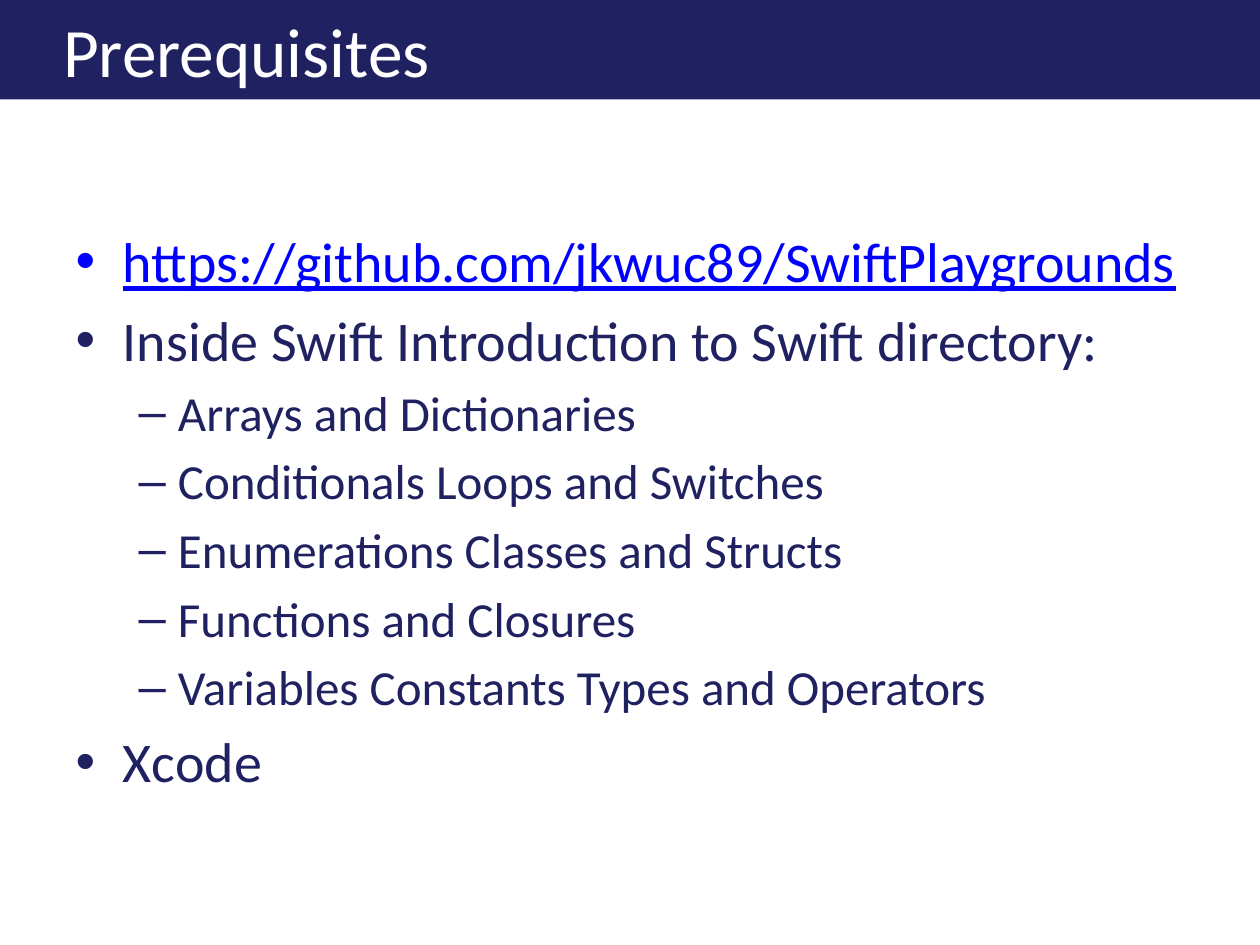
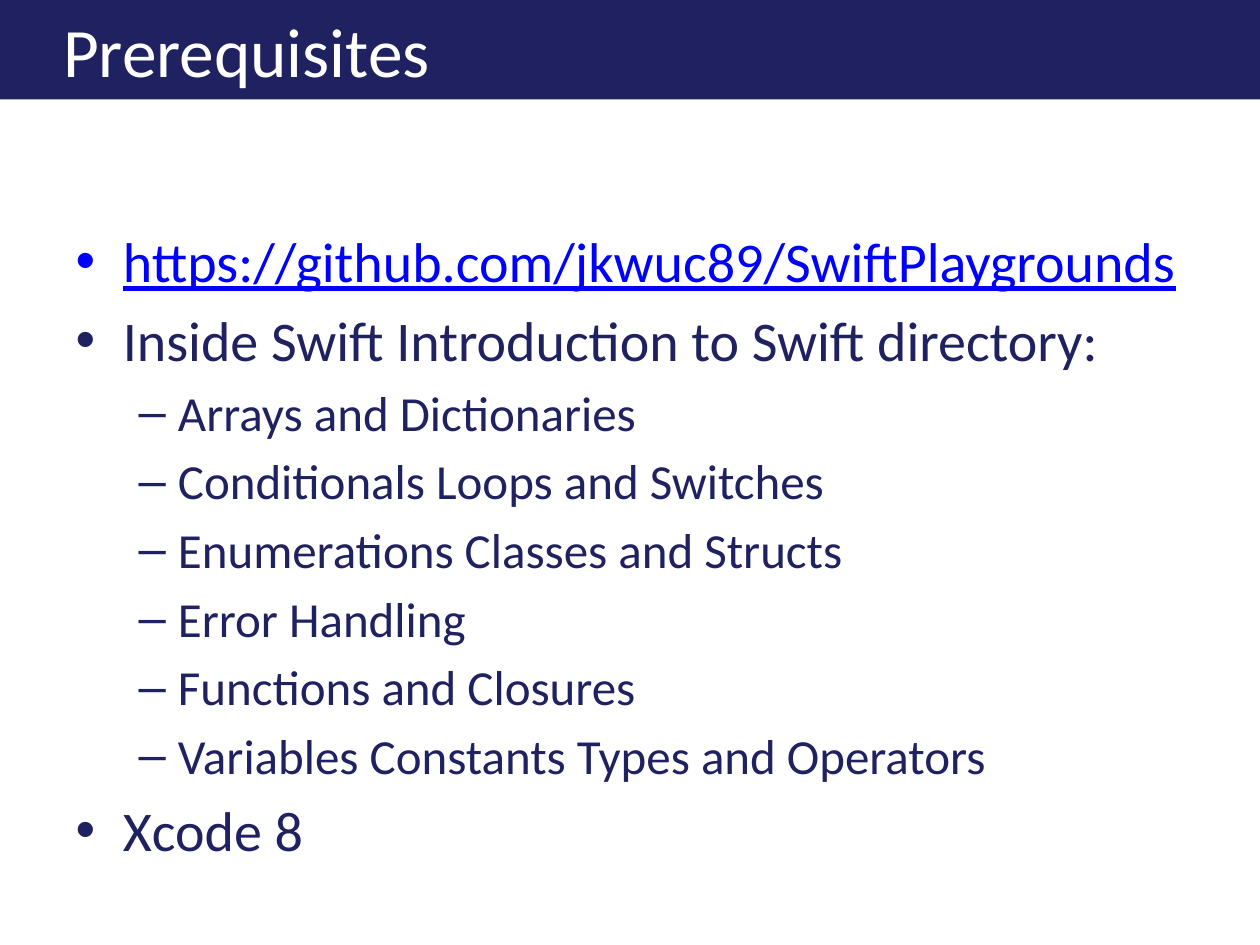
Before and after one commit to jkwuc89/Presentations, a slide deck: slide 1 of A Swift Introduction to Swift.pptx. Drawn at 1260x945 pixels with LibreOffice and Linux fonts; fonts in the diff are those of the drawing; background and template pictures are left out. Boxes give left, top, right and bottom in pixels: in the first picture for what was removed or moved away, otherwise in the second. Text is boxed around its words. In the diff, an @@ line names an element or a change of style, - is before the commit and + after.

```diff
--- a/A Swift Introduction to Swift.pptx
+++ b/A Swift Introduction to Swift.pptx
@@ text at (x1=178, y1=603, x2=465, y2=646): paragraph added @@
+  – Error Handling
@@ text at (x1=123, y1=812, x2=303, y2=852): text changed @@
-• Xcode
+• Xcode 8
```
Also in this commit, not shown: 4 other slides changed.
